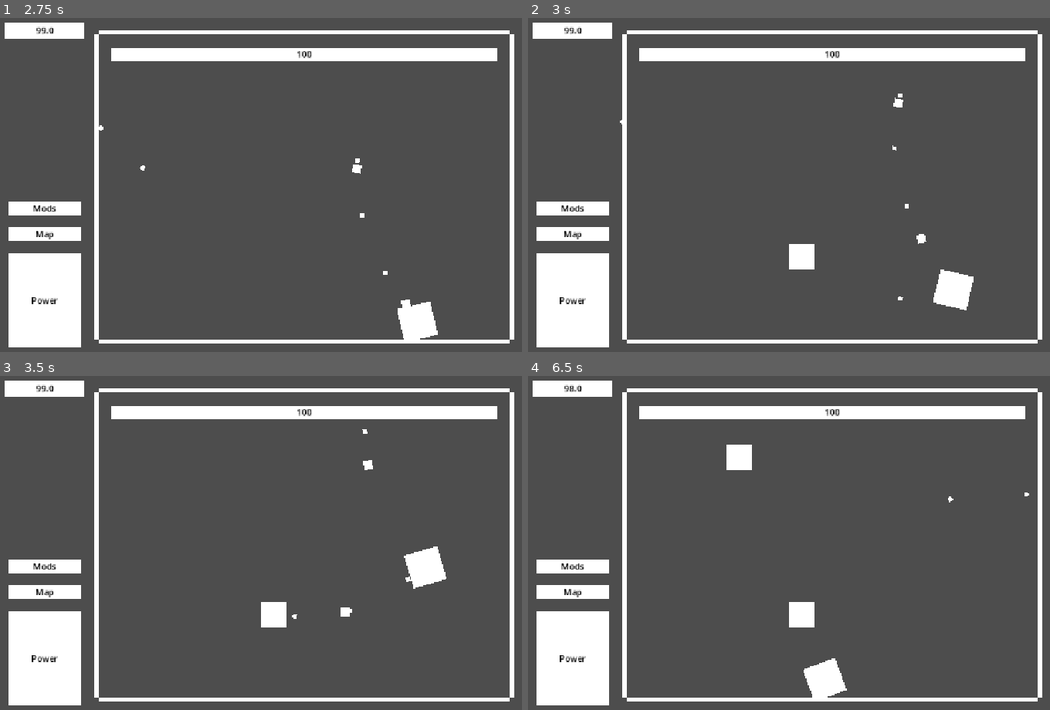
Above: before the commit, frames 1-4 (two rows, left to right).
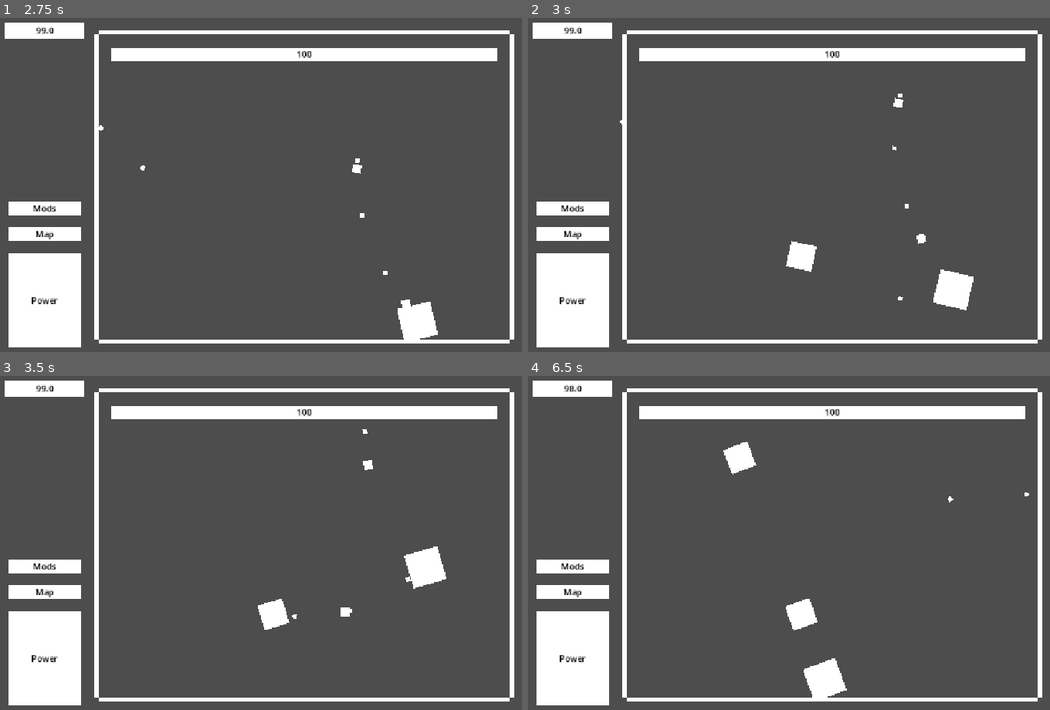
Above: after the commit, the same moments.

Repository: Jason-Lin450/P0W3RSH0T
Game: Godot game, scene res://Scenes/level.tscn
The game is run twice, just before and just after one commit, with the same random seed, the same clock (stepped at 60 frames per second) and the same inputs.
Inputs (mouse positions are in pixels of both pictures, inside the frame that each line leads up to):
- Up to frame 1 (2.75 s): tap Enter at 0.5 s; move the mouse to (438, 168) at 0.52 s; hold D (right) 0.53-1.28 s; tap E (autofire) at 0.6 s; move the mouse to (182, 205) at 1.27 s; hold S (down) 1.28-2.03 s; tap Space (shoot) at 1.35 s; move the mouse to (365, 111) at 2.02 s; hold D (right) from 2.03 s (still down); hold Shift (subshoot) from 2.03 s (still down)
- Up to frame 2 (3 s): move the mouse to (799, 255) at 2.77 s; release D (right) at 2.78 s; release Shift (subshoot) at 2.78 s; hold W (up) from 2.78 s (still down); tap T (test) at 2.85 s
- Up to frame 3 (3.5 s): keep holding W (up)
- Up to frame 4 (6.5 s): move the mouse to (1018, 596) at 3.52 s; release W (up) at 3.53 s; hold A (left) 3.53-5.03 s; tap E (autofire) at 3.6 s; move the mouse to (648, 492) at 4.27 s; tap Space (shoot) at 4.35 s; move the mouse to (862, 546) at 5.02 s; hold S (down) 5.03-5.78 s; hold Shift (subshoot) 5.03-5.78 s; move the mouse to (742, 459) at 5.77 s; hold D (right) from 5.78 s (still down); tap T (test) at 5.85 s

Frame 1 is identical in both runs. In frame 2, less than 0.1% of the frame differs, in the area x 49-56%, y 66-76%; in frame 3, less than 0.1%; in frame 4, 0.2%, in the area x 37-56%, y 19-77%.

Commit message:
enemyfacing

Diff:
--- a/Scenes/enemy.gd
+++ b/Scenes/enemy.gd
@@ -1,4 +1,10 @@
 extends CharacterBody2D
 
+@onready var Player := get_tree().get_first_node_in_group("player") as Node2D
+
+func _ready() -> void:
+	pass
+
 func _physics_process(delta: float) -> void:
+	look_at(Player.global_position)
 	move_and_collide(Vector2())
--- a/Scenes/player.tscn
+++ b/Scenes/player.tscn
@@ -11,7 +11,7 @@
 collision_mask = 18
 script = ExtResource("1_4flbx")
 
-[node name="PlayerHB" type="CollisionShape2D" parent="." unique_id=1424638099]
+[node name="PlayerHB" type="CollisionShape2D" parent="." unique_id=1424638099 groups=["player"]]
 shape = SubResource("CircleShape2D_oi3di")
 
 [node name="PlayerSprite" type="Sprite2D" parent="." unique_id=184179606]
--- a/project.godot
+++ b/project.godot
@@ -19,6 +19,10 @@
 
 window/stretch/mode="canvas_items"
 window/stretch/aspect="expand"
+
+[global_group]
+
+player=""
 
 [input]
 
